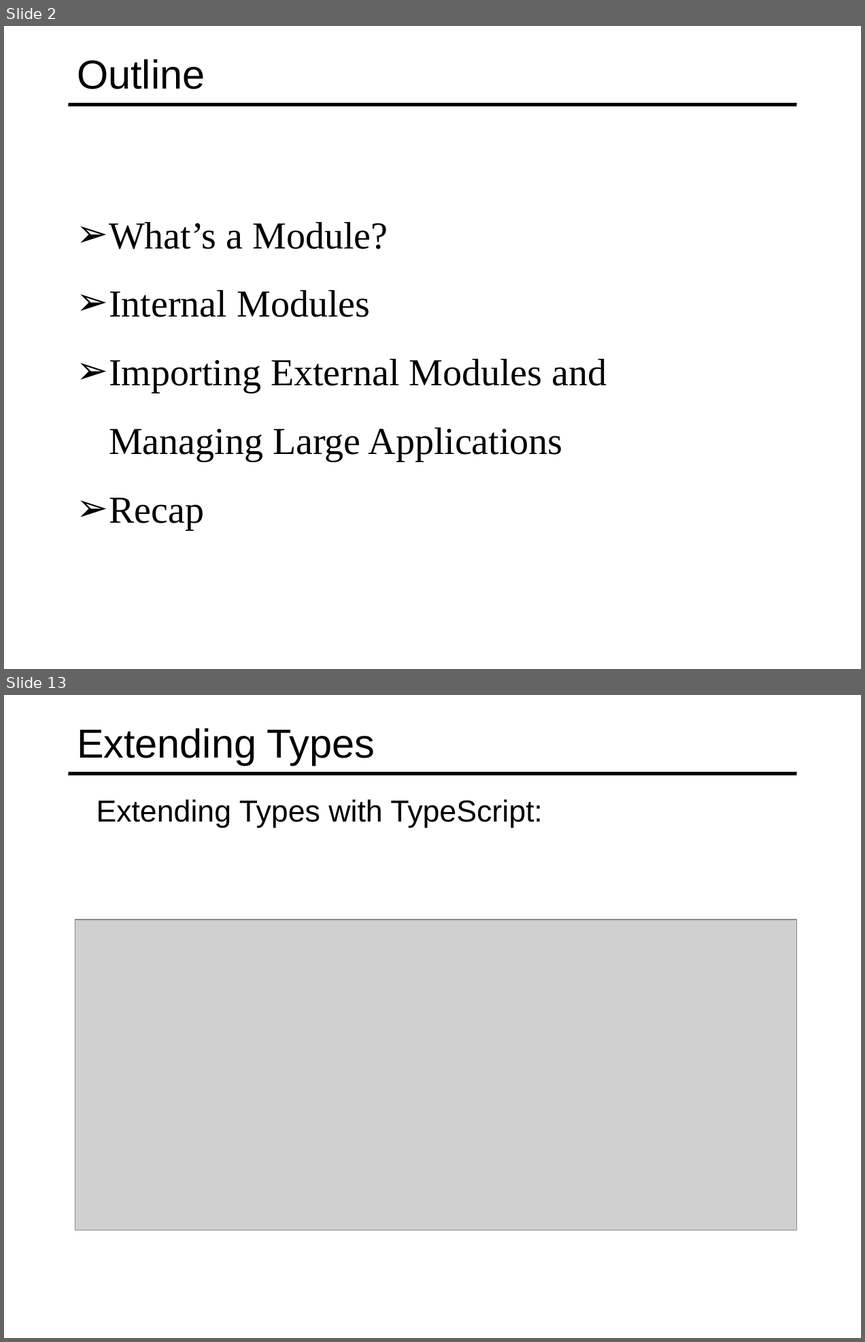
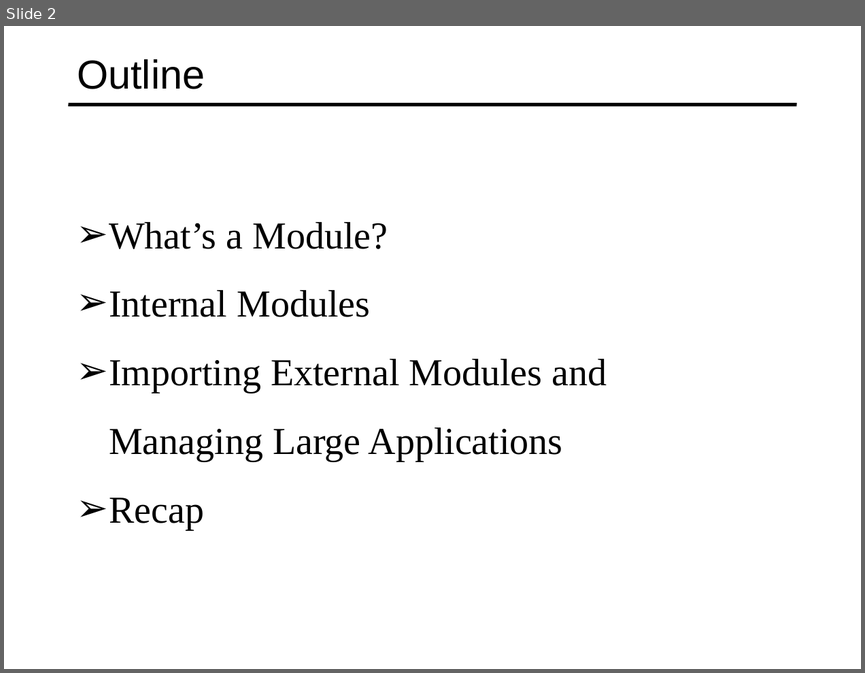
Before and after one commit to specter01wj/Jago_Link_Training, a slide deck: Angular/Angular7/TypeScript Fundamentals/4.Modules/L4_Modules.ppt. Shown one above the other, each under a label of ours: slides 2 and 13 before the commit, slide 2 after it; the slides between them are not shown. The pictures are 865x1342 and 865x673 pixels, drawn with LibreOffice and Linux fonts; fonts in the diff are those of the drawing; grey boxes stand for pictures. Boxes give left, top, right and bottom in pixels: in the first picture for what was removed or moved away, otherwise in the second. Text is boxed around its words. In the diff, an @@ line names an element or a change of style, - is before the commit and + after.

```diff
--- a/Angular/Angular7/TypeScript Fundamentals/4.Modules/L4_Modules.ppt
+++ b/Angular/Angular7/TypeScript Fundamentals/4.Modules/L4_Modules.ppt
@@ slide 13 removed at (4,695,861,1338), background #FFFFFF; not listed: 1 template element that a slide beside it also shows @@
@@ title removed at (77,728,375,764) @@
-Extending Types
@@ text removed at (96,799,542,828) @@
-  Extending Types with TypeScript:
@@ picture removed at (75,919,797,1229) @@
```
Also in this commit, not shown: 1 slide changed, 14 slides added, 20 other slides removed, 15 other files.
